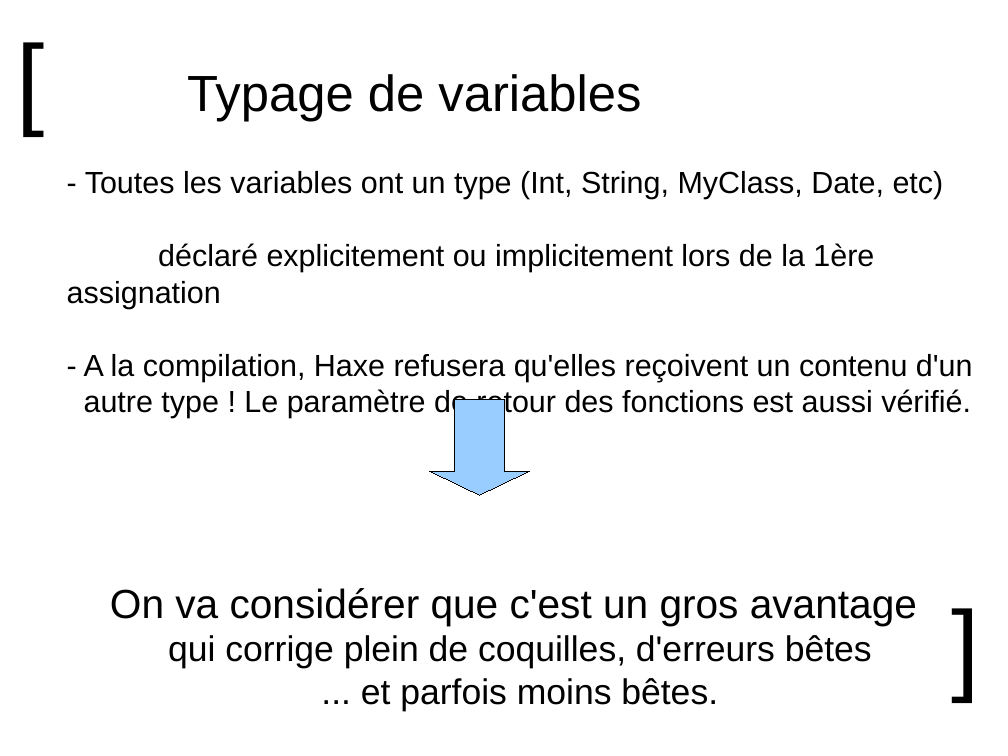
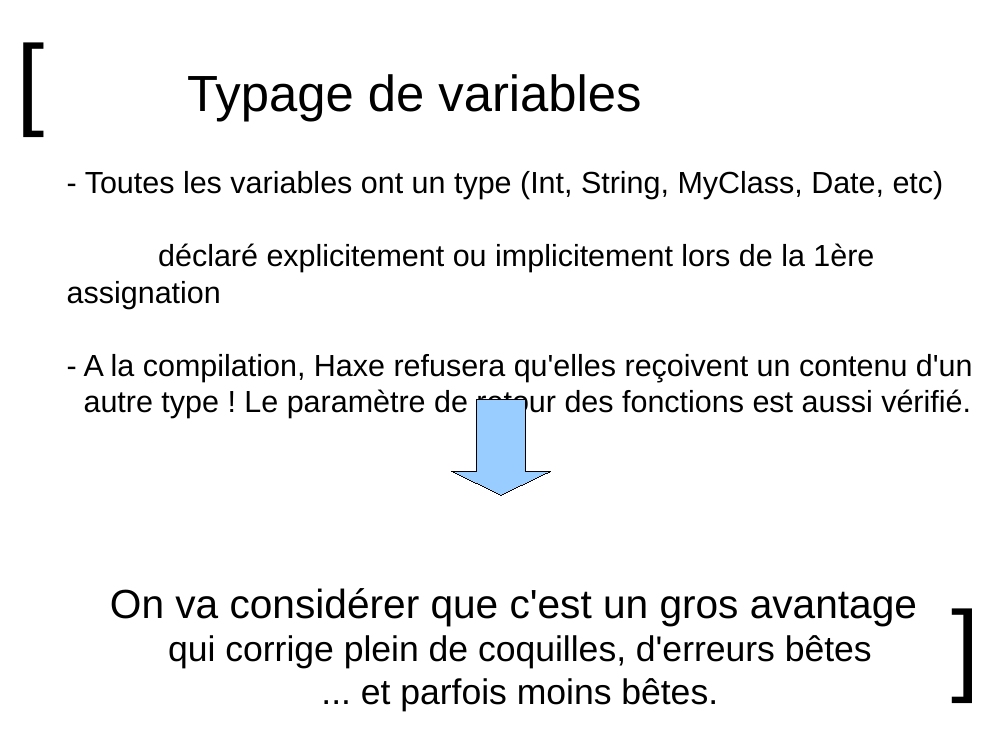
Before and after one commit to flashline/Haxetelier8, a slide deck: slide 5 of odp/haxetelier-8.odp. Drawn at 1008x756 pixels with LibreOffice and Linux fonts; fonts in the diff are those of the drawing. Boxes give left, top, right and bottom in pixels: in the first picture for what was removed or moved away, otherwise in the second. Text is boxed around its words. In the diff, an @@ line names an element or a change of style, - is before the commit and + after.

```diff
--- a/odp/haxetelier-8.odp
+++ b/odp/haxetelier-8.odp
@@ down arrow: place and size @@
-down arrow at [430, 400, 529, 495]
+down arrow at [452, 400, 551, 495]
```
Also in this commit, not shown: 4 other slides changed, 1 slide added, 1 slide removed, 11 other files.
